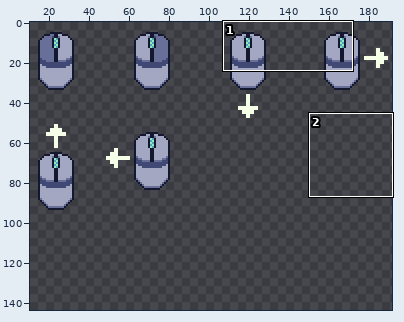
Sprite sheet -- Assets/Sprites/Mouse Movements.png. The first picture is a wide view before the edit; the outline marks the close-up.
Close-up. The starting point:
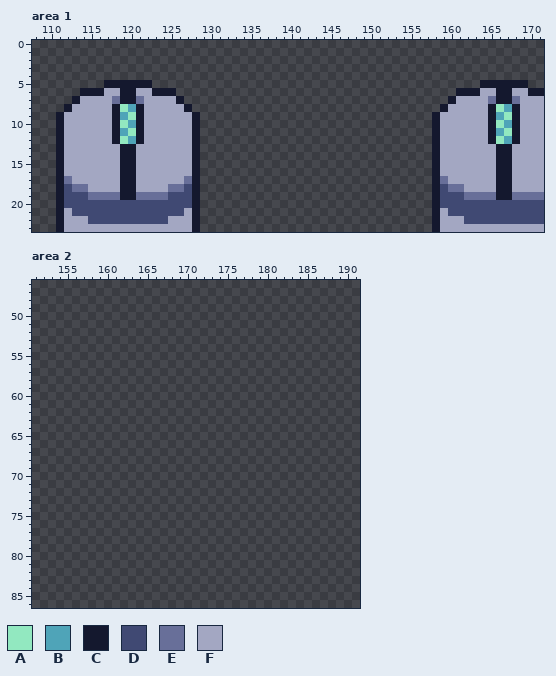
The file is 192x96 pixels. Shown: area 1: x 108..171, y 0..23; area 2: x 151..191, y 46..86. The old version is drawn lined up with the new one, on the new canvas. The wide view leaves out empty margins. The commit also changed other parts of the picture, which this record leaves out.
Palette (. is transparent): A #92e8c0  B #4fa4b8  C #14182e  D #404973  E #686f99  F #a3a7c2
Pixels before, area 1, first column x 111:
 5 ......CCCCCC.........................................CCCCCC..
 6 ...CCCFFCCFFCCC...................................CCCFFCCFFCC
 7 ..CFFFFECCEFFFFC.................................CFFFFECCEFFF
 8 .CFFFFFCABCFFFFFC...............................CFFFFFCABCFFF
 9 CFFFFFFCBACFFFFFFC.............................CFFFFFFCBACFFF
10 CFFFFFFCABCFFFFFFC.............................CFFFFFFCABCFFF
11 CFFFFFFCBACFFFFFFC.............................CFFFFFFCBACFFF
12 CFFFFFFCABCFFFFFFC.............................CFFFFFFCABCFFF
13 CFFFFFFFCCFFFFFFFC.............................CFFFFFFFCCFFFF
14 CFFFFFFFCCFFFFFFFC.............................CFFFFFFFCCFFFF
15 CFFFFFFFCCFFFFFFFC.............................CFFFFFFFCCFFFF
16 CFFFFFFFCCFFFFFFFC.............................CFFFFFFFCCFFFF
17 CEFFFFFFCCFFFFFFEC.............................CEFFFFFFCCFFFF
18 CDEEFFFFCCFFFFEEDC.............................CDEEFFFFCCFFFF
19 CDDDEEEECCEEEEDDDC.............................CDDDEEEECCEEEE
20 CDDDDDDDDDDDDDDDDC.............................CDDDDDDDDDDDDD
21 CFDDDDDDDDDDDDDDFC.............................CFDDDDDDDDDDDD
22 CFFFDDDDDDDDDDFFFC.............................CFFFDDDDDDDDDD
23 CFFFFFFFFFFFFFFFFC.............................CFFFFFFFFFFFFF
New version:
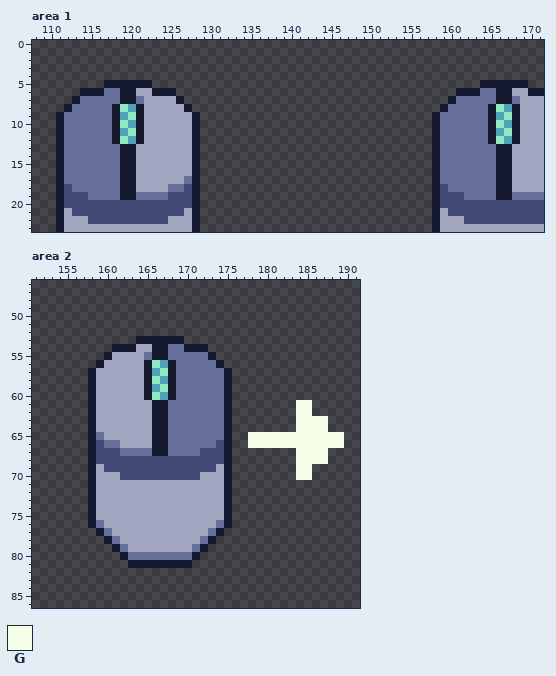
Colours new in this view: G #f5ffe8
The exact change:
canvas 192x96 -> 192x144
Changed rows in their new state; - is an unchanged pixel.
Area 1:
first column x 112:
 6 -----EE---------------------------------------------EE
 7 --EEEE-------------------------------------------EEEE-
 8 -EEEEE------------------------------------------EEEEE-
 9 EEEEEE-----------------------------------------EEEEEE-
10 EEEEEE-----------------------------------------EEEEEE-
11 EEEEEE-----------------------------------------EEEEEE-
12 EEEEEE-----------------------------------------EEEEEE-
13 EEEEEEE----------------------------------------EEEEEEE
14 EEEEEEE----------------------------------------EEEEEEE
15 EEEEEEE----------------------------------------EEEEEEE
16 EEEEEEE----------------------------------------EEEEEEE
17 -EEEEEE-----------------------------------------EEEEEE
18 ---EEEE-------------------------------------------EEEE
Area 2:
first column x 158:
53 ------CCCCCC--------------------
54 ---CCCFFCCEECCC-----------------
55 --CFFFFECCEEEEEC----------------
56 -CFFFFFCABCEEEEEC---------------
57 CFFFFFFCBACEEEEEEC--------------
58 CFFFFFFCABCEEEEEEC--------------
59 CFFFFFFCBACEEEEEEC--------------
60 CFFFFFFCABCEEEEEEC--------------
61 CFFFFFFFCCEEEEEEEC--------GG----
62 CFFFFFFFCCEEEEEEEC--------GG----
63 CFFFFFFFCCEEEEEEEC--------GGGG--
64 CFFFFFFFCCEEEEEEEC--------GGGG--
65 CEFFFFFFCCEEEEEEEC--GGGGGGGGGGGG
66 CDEEFFFFCCEEEEEEDC--GGGGGGGGGGGG
67 CDDDEEEECCEEEEDDDC--------GGGG--
68 CDDDDDDDDDDDDDDDDC--------GGGG--
69 CFDDDDDDDDDDDDDDFC--------GG----
70 CFFFDDDDDDDDDDFFFC--------GG----
71 CFFFFFFFFFFFFFFFFC--------------
72 CFFFFFFFFFFFFFFFFC--------------
73 CFFFFFFFFFFFFFFFFC--------------
74 CFFFFFFFFFFFFFFFFC--------------
75 CFFFFFFFFFFFFFFFFC--------------
76 CEFFFFFFFFFFFFFFEC--------------
77 -CEFFFFFFFFFFFFEC---------------
78 --CEFFFFFFFFFFEC----------------
79 ---CEFFFFFFFFEC-----------------
80 ----CEEEEEEEEC------------------
81 -----CCCCCCCC-------------------
Where, in picture pixels (left, top, right, bottom), the same in both close-ups:
changed: (64, 88, 120, 192)
changed: (440, 88, 496, 192)
added: (88, 336, 344, 568)
